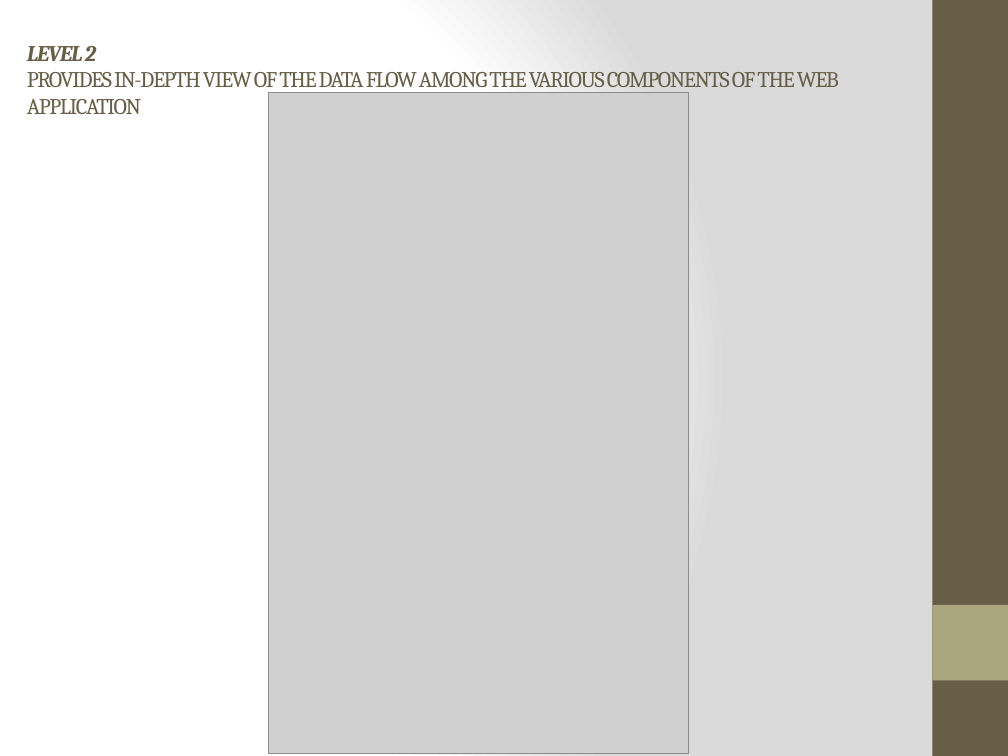
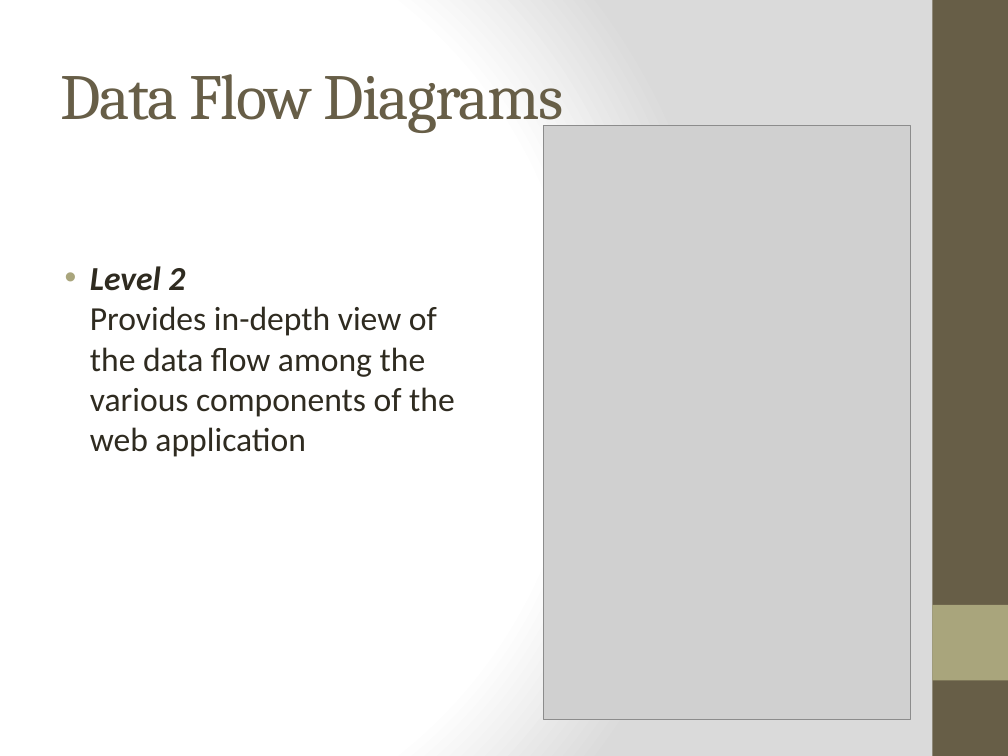
Before and after one commit to WesleyTrescott/MVC-Capstone, a slide deck: slide 28 of Design Specification/Design Specification.pptx (slide 26 before the commit). Drawn at 1008x756 pixels with LibreOffice and Linux fonts; fonts in the diff are those of the drawing; grey boxes stand for pictures. Boxes give left, top, right and bottom in pixels: in the first picture for what was removed or moved away, otherwise in the second. Text is boxed around its words. In the diff, an @@ line names an element or a change of style, - is before the commit and + after.

```diff
--- a/Design Specification/Design Specification.pptx
+++ b/Design Specification/Design Specification.pptx
@@ title added at (60, 74, 564, 133), 46 pt, text #675E47 @@
+Data Flow Diagrams
@@ picture: place and size @@
-picture at (269, 93, 689, 754)
+picture at (543, 126, 910, 720)
@@ text at (90, 266, 455, 457): text changed; size 16 to 24 pt; font Cambria to Calibri; text colour #675E47 to #2F2B20 @@
-LEVEL 2
-PROVIDES IN-DEPTH VIEW OF THE DATA FLOW AMONG THE VARIOUS COMPONENTS OF THE WEB APPLICATION
+• Level 2
+  Provides in-depth view of the data flow among the various components of the web application
```
Also in this commit, not shown: 18 other slides changed, 9 slides added, 3 other files.
